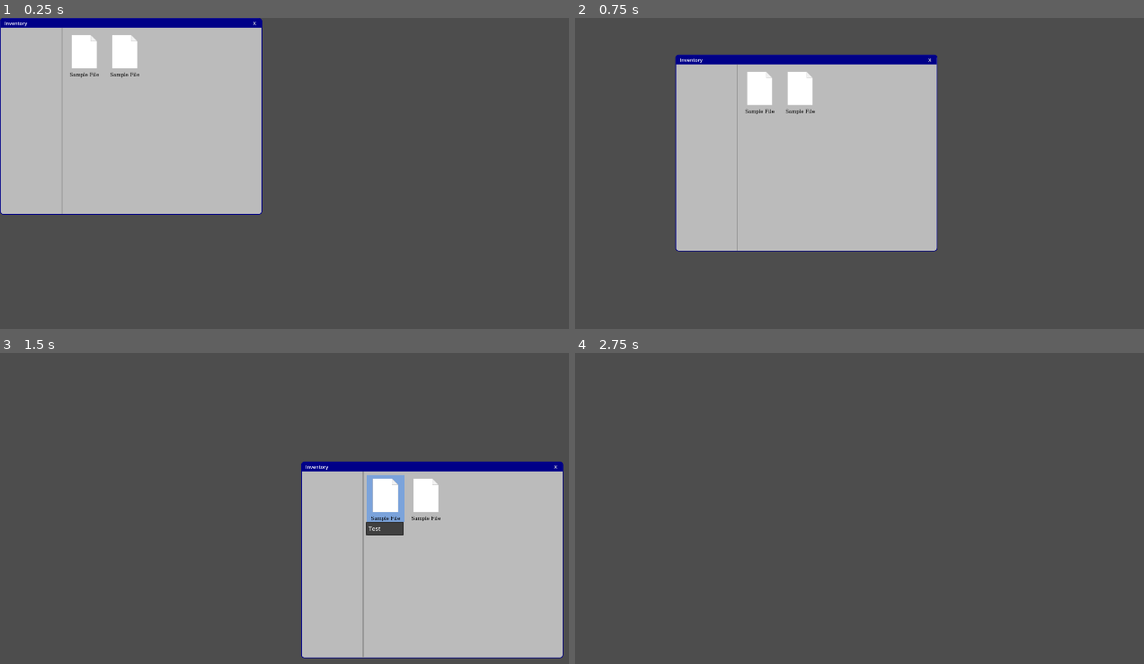
Above: before the commit, frames 1-4 (two rows, left to right).
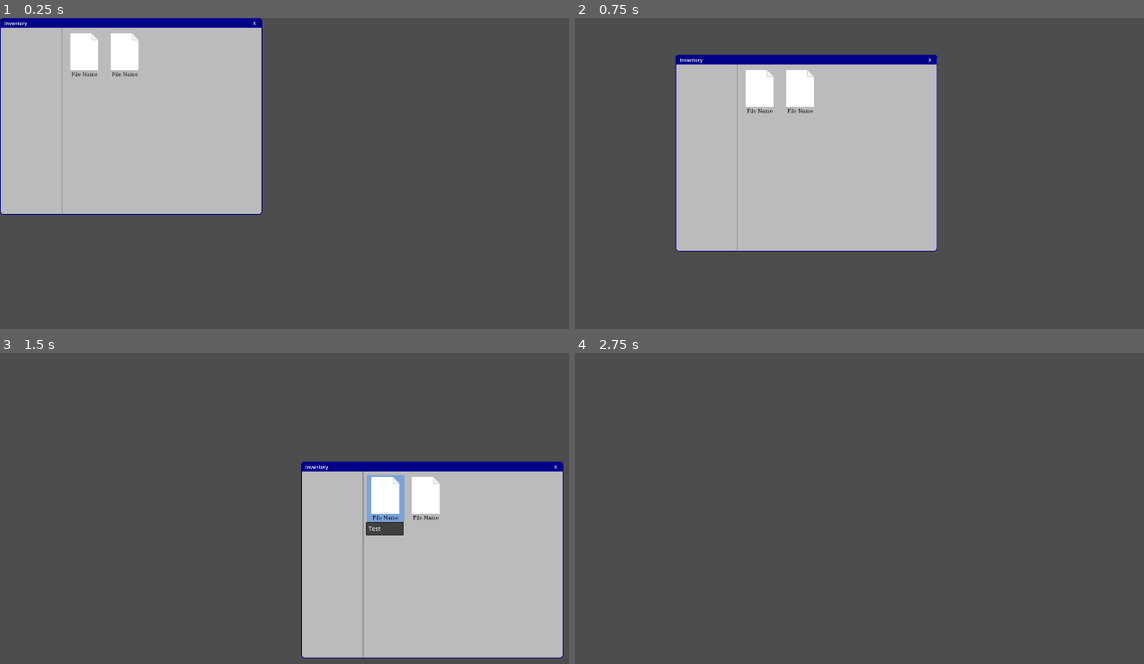
Above: after the commit, the same moments.

Repository: Wong-Kai-Lun/gamified-cybersecurity-awareness-training
Game: Godot game, scene res://game/main_game/programs/inventory/inventory.tscn
The game is run twice, just before and just after one commit, with the same random seed, the same clock (stepped at 60 frames per second) and the same inputs. This scene is started directly instead of the project's main scene.
Inputs (mouse positions are in pixels of both pictures, inside the frame that each line leads up to):
- Up to frame 1 (0.25 s): no input
- Up to frame 2 (0.75 s): tap Enter at 0.5 s; drag from (705, 24) to (1007, 129) at 0.52 s
- Up to frame 3 (1.5 s): click (386, 499) at 1.27 s
- Up to frame 4 (2.75 s): click "X" at 2 s

The runs differ from the first frame. In frame 1, 0.3% of the frame differs, in the area x 12-25%, y 4-20%; in frame 2, 0.3%, in the area x 29-43%, y 16-31%; in frame 3, 0.3%; in frame 4, nothing differs.

Commit message:
Add new File feature
- File is now draggable.

Diff:
--- /dev/null
+++ b/godot/game/main_game/programs/common/file.gd
@@ -0,0 +1,64 @@
+@tool
+extends Control
+class_name File
+
+var file_id: String = ""
+var _file_img: Texture2D = null
+var _file_name: String = ""
+
+@onready var img_texture_rect: TextureRect = $MarginContainer/VBoxContainer/AspectRatioContainer/FileImg
+@onready var name_label: Label = $MarginContainer/VBoxContainer/FileName
+
+@export var file_img: Texture2D:
+	set(value):
+		_file_img = value
+		if img_texture_rect:
+			img_texture_rect.texture = value
+	get:
+		return _file_img
+
+@export var file_name: String:
+	set(value):
+		_file_name = value
+		if name_label:
+			name_label.text = value
+	get:
+		return _file_name
+
+func _ready() -> void:
+	if img_texture_rect:
+		img_texture_rect.texture = _file_img
+
+	if name_label:
+		name_label.text = _file_name
+
+
+# GUI
+# func setup() -> void:
+# create FileData.gd first
+
+
+func _get_drag_data(at_position: Vector2) -> Variant:
+	var preview_texture = TextureRect.new()
+	preview_texture.texture = _file_img
+	preview_texture.expand = true
+	preview_texture.custom_minimum_size = Vector2(80, 80)
+
+	var preview_text_label = Label.new()
+	preview_text_label.text = _file_name
+	preview_text_label.add_theme_color_override("font_color", Color("#000000"))
+
+	var preview_container = VBoxContainer.new()
+	var aspect_ratio_container = AspectRatioContainer.new()
+	aspect_ratio_container.add_child(preview_texture)
+	preview_container.add_child(aspect_ratio_container)
+	preview_container.add_child(preview_text_label)
+
+	set_drag_preview(preview_container)
+
+	return {
+		"id": file_id,
+		"name": _file_name,
+		"icon": _file_img,
+		"source": self
+	}
--- a/godot/game/main_game/programs/common/file.tscn
+++ b/godot/game/main_game/programs/common/file.tscn
@@ -1,9 +1,7 @@
 [gd_scene load_steps=4 format=3 uid="uid://c2nqg7wkytt1g"]
 
+[ext_resource type="Script" path="res://game/main_game/programs/common/file.gd" id="1_f2806"]
 [ext_resource type="Texture2D" uid="uid://0sxhrordswji" path="res://img/file.png" id="1_uaw8u"]
-
-[sub_resource type="StyleBoxTexture" id="StyleBoxTexture_fkpoo"]
-texture = ExtResource("1_uaw8u")
 
 [sub_resource type="FontFile" id="FontFile_xusbe"]
 subpixel_positioning = 0
@@ -43,9 +41,17 @@
 [node name="File" type="Control"]
 custom_minimum_size = Vector2(100, 140)
 layout_mode = 3
-anchors_preset = 0
-offset_right = 100.0
-offset_bottom = 140.0
+anchors_preset = 15
+anchor_right = 1.0
+anchor_bottom = 1.0
+offset_right = -1820.0
+offset_bottom = -940.0
+grow_horizontal = 2
+grow_vertical = 2
+mouse_filter = 1
+script = ExtResource("1_f2806")
+file_img = ExtResource("1_uaw8u")
+file_name = "File Name"
 
 [node name="MarginContainer" type="MarginContainer" parent="."]
 layout_mode = 1
@@ -54,30 +60,29 @@
 anchor_bottom = 1.0
 grow_horizontal = 2
 grow_vertical = 2
-theme_override_constants/margin_left = 5
-theme_override_constants/margin_top = 10
-theme_override_constants/margin_right = 5
-theme_override_constants/margin_bottom = 10
+theme_override_constants/margin_left = 0
+theme_override_constants/margin_top = 0
+theme_override_constants/margin_right = 0
+theme_override_constants/margin_bottom = 0
 
 [node name="VBoxContainer" type="VBoxContainer" parent="MarginContainer"]
 layout_mode = 2
+size_flags_horizontal = 4
+size_flags_vertical = 4
 
 [node name="AspectRatioContainer" type="AspectRatioContainer" parent="MarginContainer/VBoxContainer"]
 layout_mode = 2
-size_flags_vertical = 3
 
-[node name="FileImg" type="Panel" parent="MarginContainer/VBoxContainer/AspectRatioContainer"]
+[node name="FileImg" type="TextureRect" parent="MarginContainer/VBoxContainer/AspectRatioContainer"]
 layout_mode = 2
-size_flags_vertical = 3
-mouse_filter = 2
-theme_override_styles/panel = SubResource("StyleBoxTexture_fkpoo")
+texture = ExtResource("1_uaw8u")
 
 [node name="FileName" type="Label" parent="MarginContainer/VBoxContainer"]
 layout_mode = 2
 theme_override_colors/font_color = Color(0, 0, 0, 1)
 theme_override_fonts/font = SubResource("FontFile_xusbe")
 theme_override_font_sizes/font_size = 13
-text = "Sample File"
+text = "File Name"
 horizontal_alignment = 1
 vertical_alignment = 1
 text_overrun_behavior = 3
